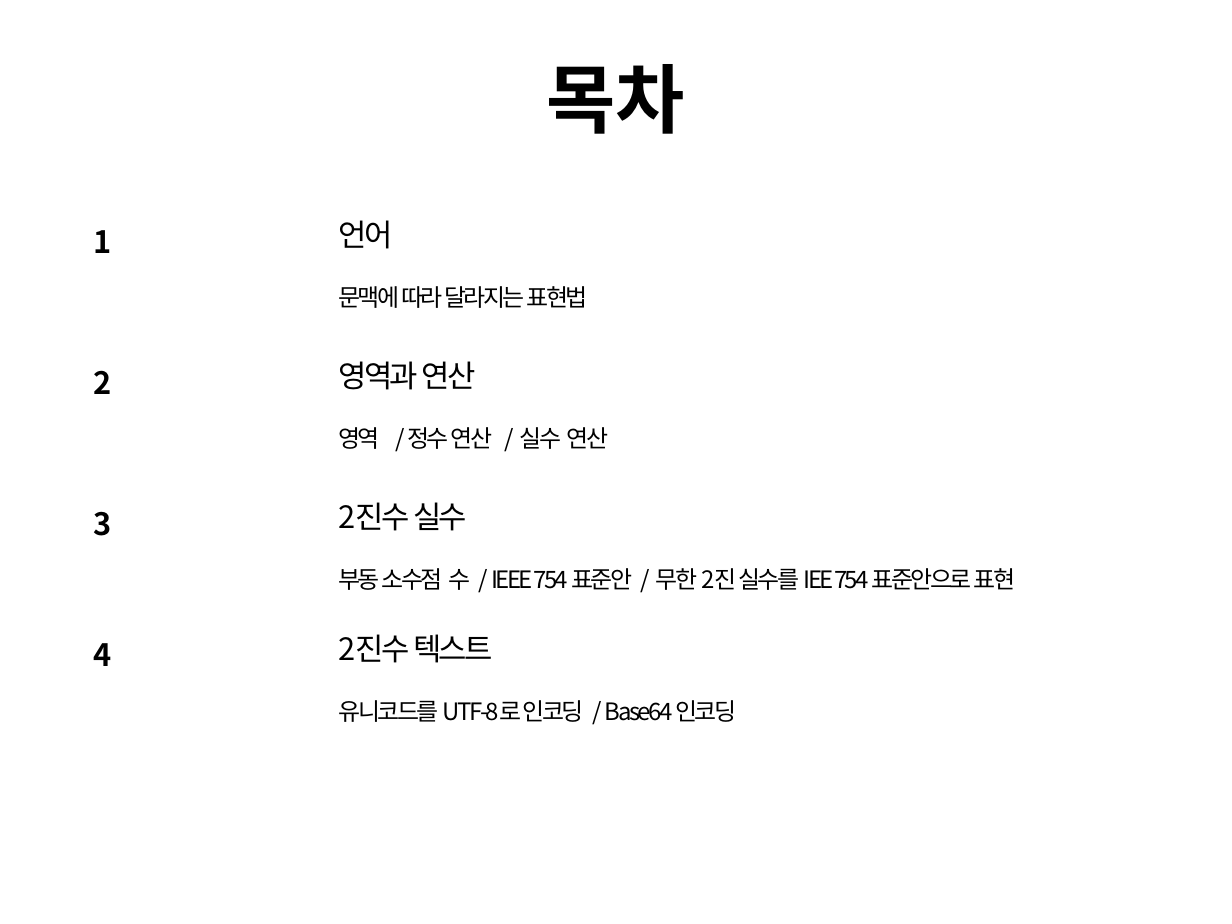
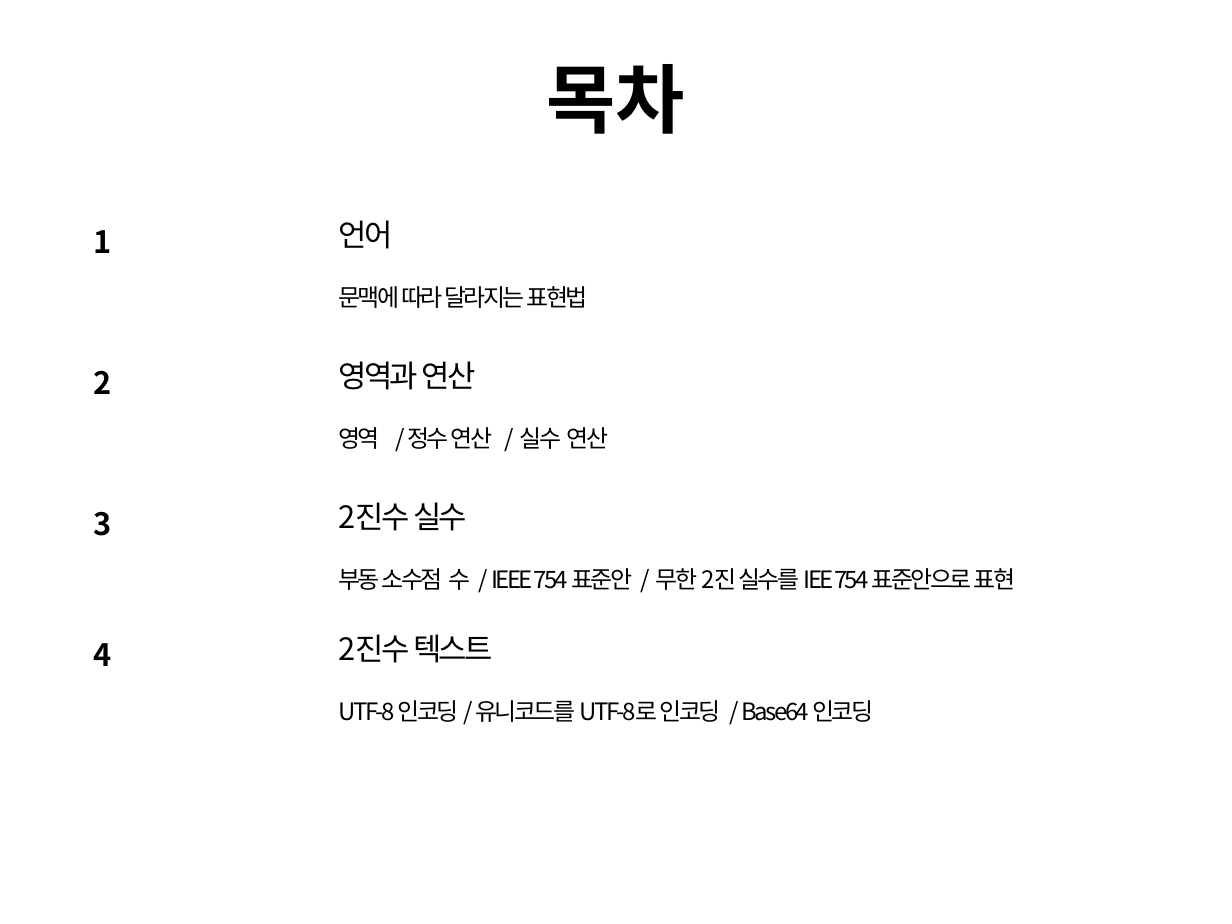
Before and after one commit to cs-study-org/cs-study, a slide deck: slide 2 of 01/yongki/LanguageSystem.pptx. Drawn at 1232x924 pixels with LibreOffice and Linux fonts; fonts in the diff are those of the drawing. Boxes give left, top, right and bottom in pixels: in the first picture for what was removed or moved away, otherwise in the second. Text is boxed around its words. In the diff, an @@ line names an element or a change of style, - is before the commit and + after.

```diff
--- a/01/yongki/LanguageSystem.pptx
+++ b/01/yongki/LanguageSystem.pptx
@@ text at [339, 700, 873, 722]: text changed @@
-유니코드를 UTF-8로 인코딩 / Base64 인코딩
+UTF-8 인코딩 / 유니코드를 UTF-8로 인코딩 / Base64 인코딩
```
Also in this commit, not shown: 1 other slide changed, 2 slides added.
